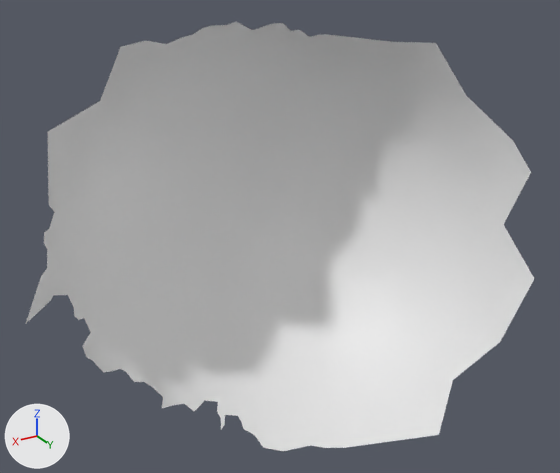
Renders of the OBJ model res/final/camerafocus/cleanedup/CameraFocus_M12.000001.obj from each side of a commit.
Before and after are seen from a camera (50 mm lens) standing at (48.8, 102.0, 40.3) and looking at (-74.3, -103.3, -62.3). Lighting does not change. The marker at lower left points along +X, +Y and +Z. Where no turn or scale is listed for an object, it has been applied to the vertices.

Names of what the first picture shows: 'CameraFocus_M12.000001'.
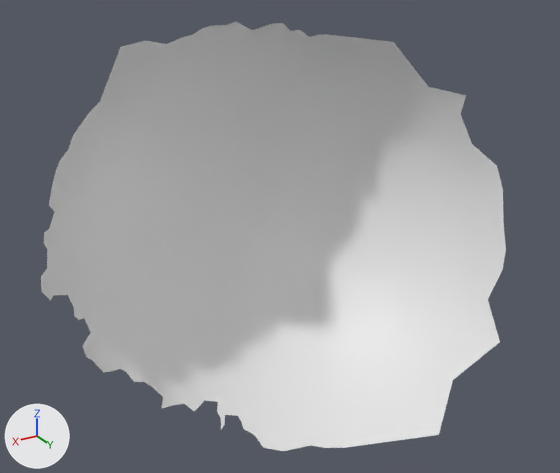
What the commit changed:
me_camerafocus_m12_000001 has 4114 vertices, 8143 faces and spans x -150.0..12.0, y -158.0..-53.0, z -133.0..4.0.
me_camerafocus_m12_000001 is used by ob_camerafocus_m12_000001; location (0.0, 0.0, 0.0).
Verts and faces of me_camerafocus_m12_000001; kept vertices keep their numbers, new ones are numbered from 4114.
Before the commit, vertices of me_camerafocus_m12_000001: 1555 (-17.0, -133.0, -26.0) at pixel (73, 135), 2107 (-27.0, -135.0, -17.0) at pixel (100, 101), 2267 (-23.0, -134.0, -20.0) at pixel (88, 112), 2369 (-9.0, -129.0, -36.0) at pixel (55, 172), 2879 (3.0, -112.0, -66.0) at pixel (41, 291).
Before the commit, vertices of me_camerafocus_m12_000001: 2880 (3.0, -115.0, -63.0) at pixel (40, 277), 2884 (1.0, -114.0, -71.0) at pixel (50, 300), 2937 (-20.0, -133.0, -23.0) at pixel (81, 122), 3167 (-5.0, -126.0, -45.0) at pixel (48, 205), 3168 (-7.0, -128.0, -40.0) at pixel (51, 187).
Before the commit, vertices of me_camerafocus_m12_000001: 3623 (-15.0, -133.0, -30.0) at pixel (68, 149), 3744 (-11.0, -130.0, -33.0) at pixel (59, 160), 4105 (12.0, -99.0, -69.0) at pixel (25, 324), 4109 (-7.0, -125.0, -22.0) at pixel (47, 131).
Before the commit, vertices of me_camerafocus_m12_000001: 3903 (-140.0, -70.0, -89.0) at pixel (487, 299), 4065 (-146.0, -90.0, -38.0) at pixel (472, 143), 4067 (-148.0, -80.0, -43.0) at pixel (497, 166), 4069 (-149.0, -76.0, -51.0) at pixel (503, 190), 4074 (-142.0, -94.0, -27.0) at pixel (460, 114).
Before the commit, vertices of me_camerafocus_m12_000001: 4075 (-141.0, -91.0, -20.0) at pixel (466, 95), 4076 (-136.0, -104.0, -19.0) at pixel (428, 86), 4087 (-148.0, -74.0, -63.0) at pixel (503, 224), 4088 (-146.0, -70.0, -71.0) at pixel (505, 249), 4089 (-144.0, -69.0, -78.0) at pixel (502, 269).
Before the commit, vertices of me_camerafocus_m12_000001: 4103 (-150.0, -67.0, -42.0) at pixel (531, 172), 4104 (-148.0, -75.0, -33.0) at pixel (512, 140), 4106 (-123.0, -110.0, -3.0) at pixel (393, 41), 4107 (-131.0, -97.0, -2.0) at pixel (435, 43), 4108 (-145.0, -55.0, -76.0) at pixel (534, 278).
Before the commit, vertices of me_camerafocus_m12_000001: 4113 (-135.0, -57.0, -98.0) at pixel (500, 341).
Part 1, on me_camerafocus_m12_000001:
Vertices deleted: 4105, 4109 (with the faces that use them).
Part 2, on me_camerafocus_m12_000001:
Vertices deleted: 4103, 4104, 4107, 4108 (with the faces that use them).

Changed parts and their boxes [x1, y1, x2, y2] in the pictures (560 x 473 px):
'CameraFocus_M12.000001', reshaped (8% narrower): before [26, 22, 534, 451]; after [41, 22, 506, 451]
part 1 of me_camerafocus_m12_000001, deleted: before [26, 101, 100, 323]
part 2 of me_camerafocus_m12_000001, deleted: before [394, 42, 534, 341]
